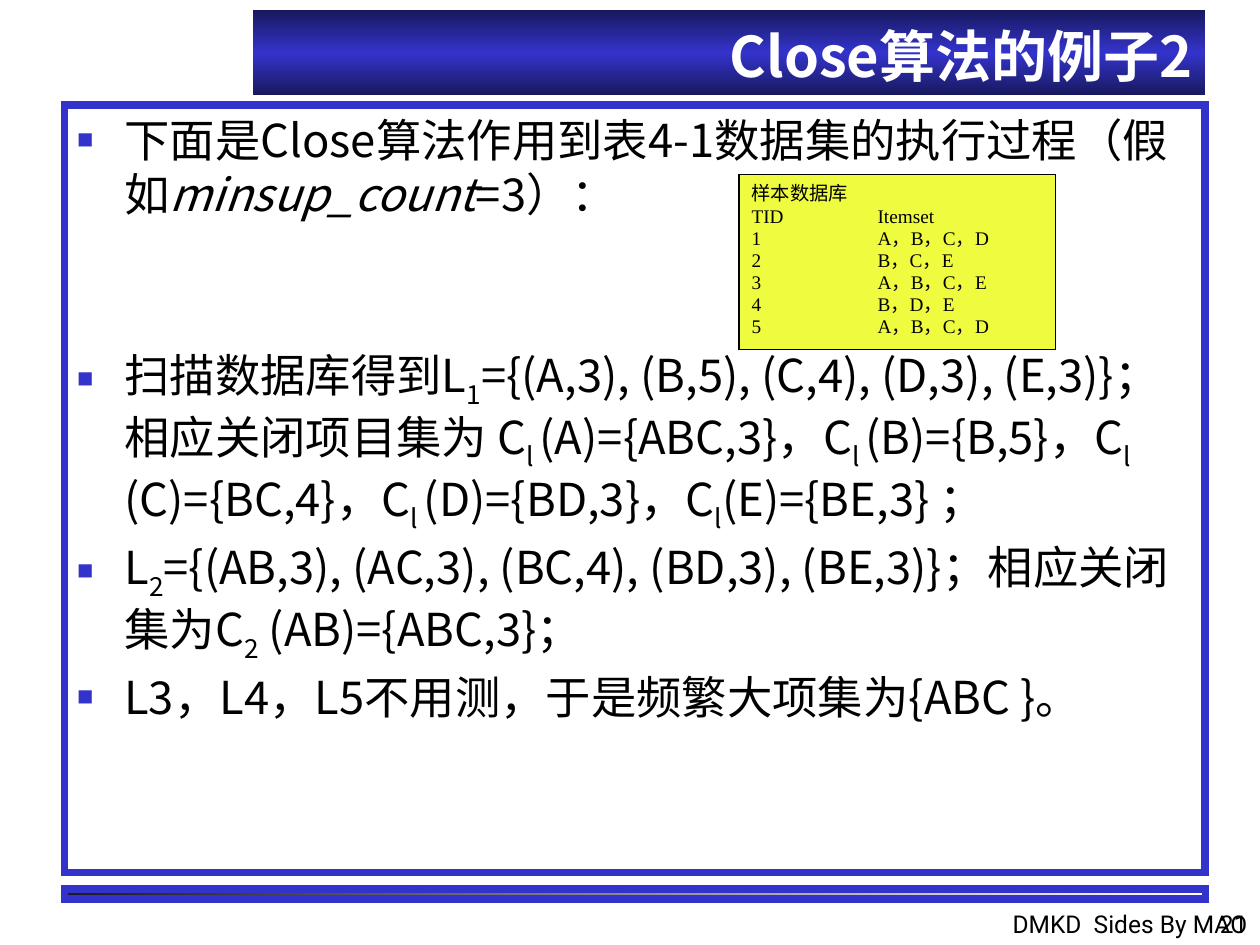
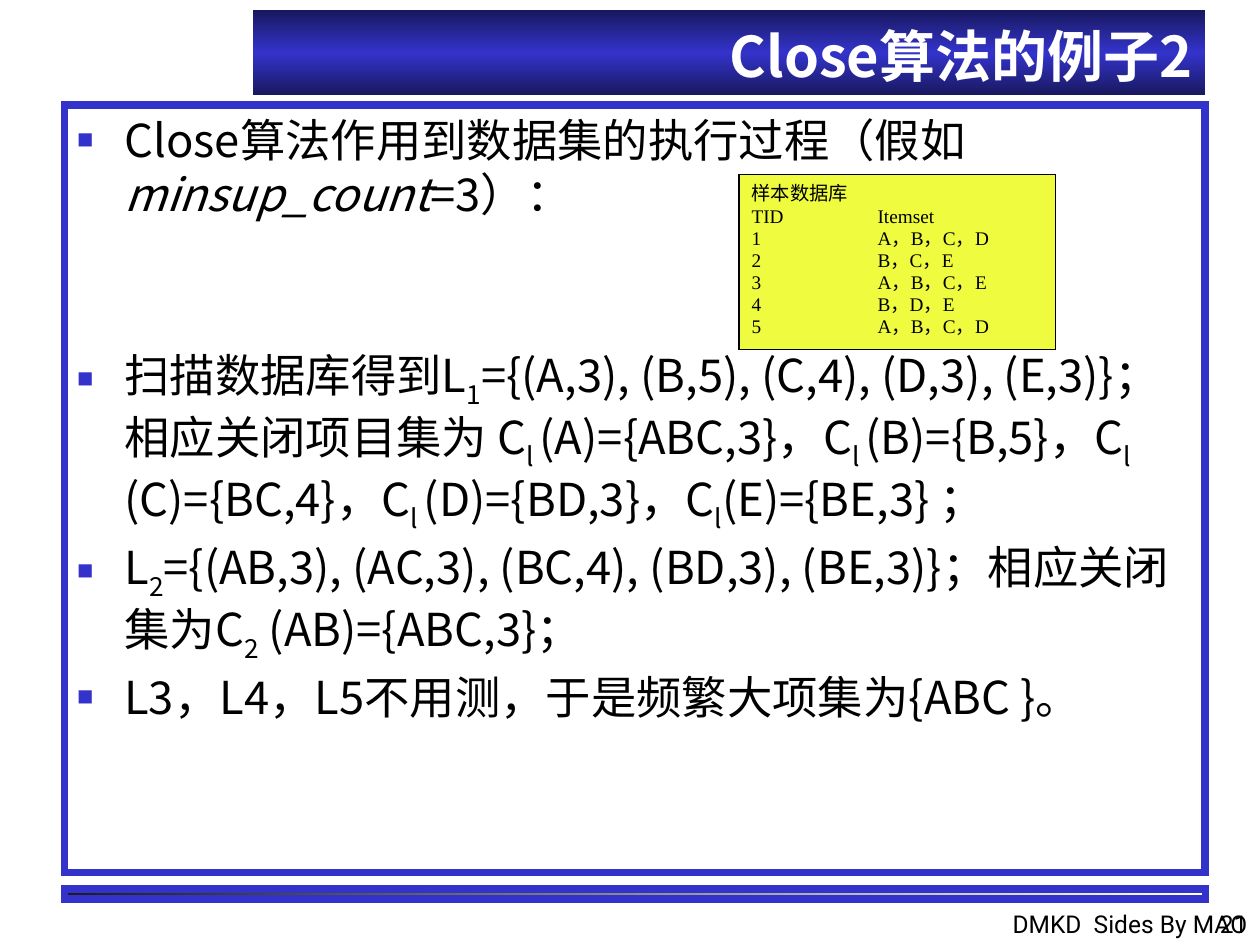
Before and after one commit to shfkuang/shfkuang.github.io, a slide deck: slide 21 of dm/ch3.2.ppt. Drawn at 1260x945 pixels with LibreOffice and Linux fonts; fonts in the diff are those of the drawing; background and template pictures are left out. Boxes give left, top, right and bottom in pixels: in the first picture for what was removed or moved away, otherwise in the second. Text is boxed around its words. In the diff, an @@ line names an element or a change of style, - is before the commit and + after.

```diff
--- a/dm/ch3.2.ppt
+++ b/dm/ch3.2.ppt
@@ text at [124,118,965,222]: text changed @@
-■ 下面是Close算法作用到表4-1数据集的执行过程（假如minsup_count=3）：
+■ Close算法作用到数据集的执行过程（假如minsup_count=3）：
```
Also in this commit, not shown: 1 other file.
